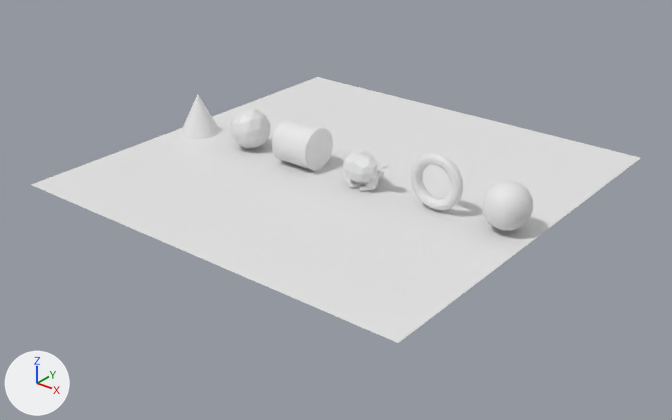
Before and after pictures for a commit that changed the Blender file Adding Objects.blend.
Camera for both pictures: a camera (50 mm lens) standing at (24.3, -31.1, 17.1) and looking at (0.4, -1.3, -1.4). Arrows for +X, +Y and +Z are at lower left; the lights stay in place.
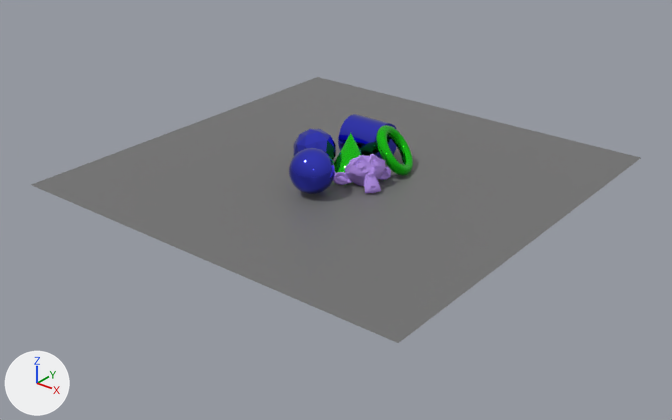
Edits to the bpy script that builds the scene:
```text
Add mat_green:
    mat_green = principled_material('Green')
    mat_green.base_color = (0.015, 0.801, 0.0104)  # green #21e71a
    mat_green.metallic = 0.905
    mat_green.roughness = 0.0182
Add mat_blue:
    mat_blue = principled_material('Blue')
    mat_blue.base_color = (0.0683, 0.0783, 0.8)  # blue #4a4fe7
    mat_blue.metallic = 1.0
    mat_blue.roughness = 0.0
Add mat_white:
    mat_white = principled_material('White')
    mat_white.base_color = (0.166, 0.166, 0.166)  # grey #717171
Add mat_purple:
    mat_purple = principled_material('Purple')
    mat_purple.base_color = (0.445, 0.272, 0.802)  # purple #b28ee7
    mat_purple.roughness = 0.786
Change me_suzanne:
    where me_suzanne.from_pydata(...)  # 507 vertices, 500 faces; spans x -1.37..1.37, y -0.85..0.85, z -0.98..0.98
    add me_suzanne.materials.append(mat_purple)  # purple #b28ee7
Change me_plane:
    where me_plane.from_pydata(...)  # 4 vertices, 1 face; spans x -1.0..1.0, y -1.0..1.0, z 0.0
    add me_plane.materials.append(mat_white)  # grey #717171
Change me_sphere:
    where me_sphere.from_pydata(...)  # 482 vertices, 512 faces; spans x -1.0..1.0, y -1.0..1.0, z -1.0..1.0
    add me_sphere.materials.append(mat_blue)  # blue #4a4fe7
Change me_icosphere:
    where me_icosphere.from_pydata(...)  # 42 vertices, 80 faces; spans x -0.95..0.95, y -1.0..1.0, z -1.0..1.0
    add me_icosphere.materials.append(mat_blue)  # blue #4a4fe7
Change me_cylinder:
    where me_cylinder.from_pydata(...)  # 64 vertices, 34 faces; spans x -1.0..1.0, y -1.0..1.0, z -1.0..1.0
    add me_cylinder.materials.append(mat_blue)  # blue #4a4fe7
Change me_cone:
    where me_cone.from_pydata(...)  # 33 vertices, 33 faces; spans x -1.0..1.0, y -1.0..1.0, z -1.0..1.0
    add me_cone.materials.append(mat_green)  # green #21e71a
Change me_torus:
    where me_torus.from_pydata(...)  # 576 vertices, 576 faces; spans x -1.25..1.25, y -1.25..1.25, z -0.25..0.25
    add me_torus.materials.append(mat_green)  # green #21e71a
Change ob_suzanne:
    ob_suzanne.location: (1.67, -0.7, 0.85) -> (1.67, -0.7, 0.41)
    ob_suzanne.rotation_euler: (1.571, 0.0, 0.0) -> (2.357, 3.142, -2.184)  # degrees (90, 0, 0) -> degrees (135, 180, -125)
Change ob_sphere:
    ob_sphere.location: (8.7, -0.69, 1.09) -> (0.41, -2.9, 1.09)
Change ob_icosphere:
    ob_icosphere.location: (-5.37, -0.64, 1.0) -> (-1.16, -0.83, 1.0)
Change ob_cylinder:
    ob_cylinder.location: (-2.07, -0.63, 0.99) -> (-0.05, 1.75, 0.99)
Change ob_cone:
    ob_cone.location: (-8.87, -0.68, 1.01) -> (0.37, -0.15, 1.01)
Change ob_torus:
    ob_torus.location: (5.47, -0.91, 1.3) -> (1.73, 1.39, 1.01)
    ob_torus.rotation_euler: (1.571, 0.0, 0.0) -> (2.491, 0.768, -0.486)  # degrees (90, 0, 0) -> degrees (143, 44, -28)
```

Where the change shows, as pixel boxes (x1, y1, x2, y2) in the pictures (672 x 420 px):
'Plane', recoloured (white to grey)
    both: (31, 77, 641, 343)
'Cylinder', recoloured, moved
    before: (272, 119, 333, 171)
    after: (338, 114, 397, 159)
'Sphere', recoloured, moved
    before: (482, 180, 533, 231)
    after: (289, 148, 335, 194)
'Torus', recoloured, moved, turned
    before: (411, 153, 463, 210)
    after: (376, 125, 413, 176)
'Icosphere', recoloured, moved
    before: (230, 108, 270, 148)
    after: (294, 129, 336, 160)
'Suzanne', recoloured, moved, turned
    before: (337, 150, 390, 191)
    after: (334, 154, 391, 193)
'Cone', recoloured, moved
    before: (181, 95, 220, 139)
    after: (334, 133, 362, 183)
